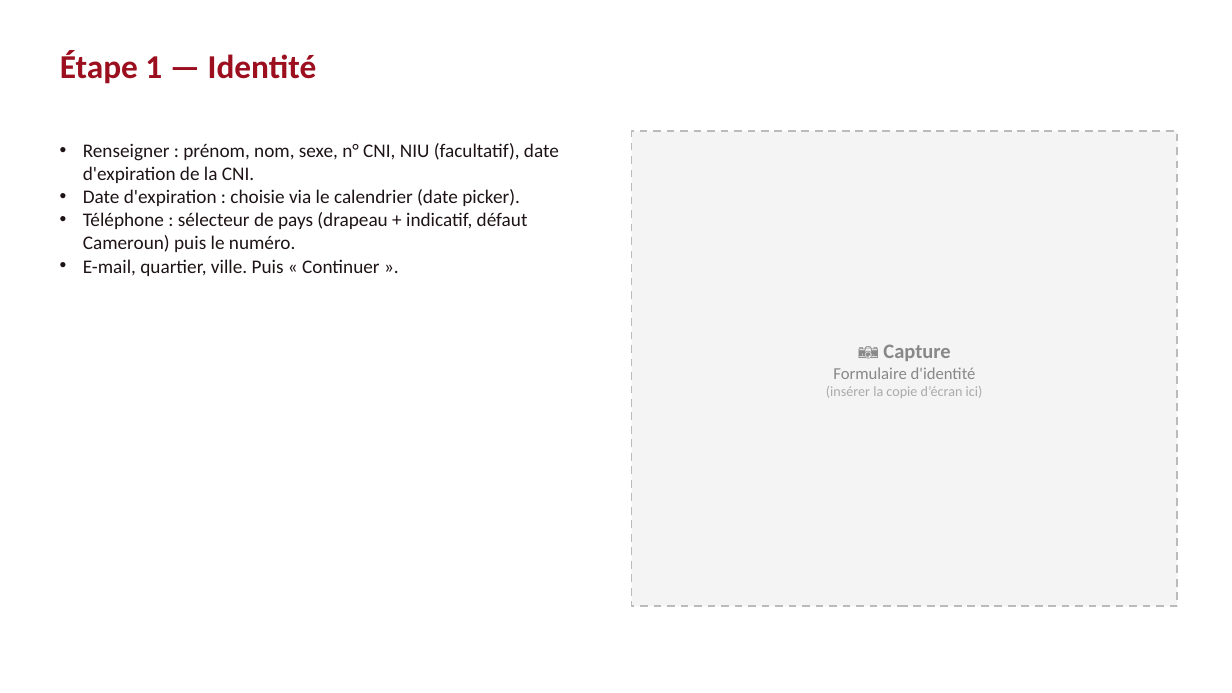
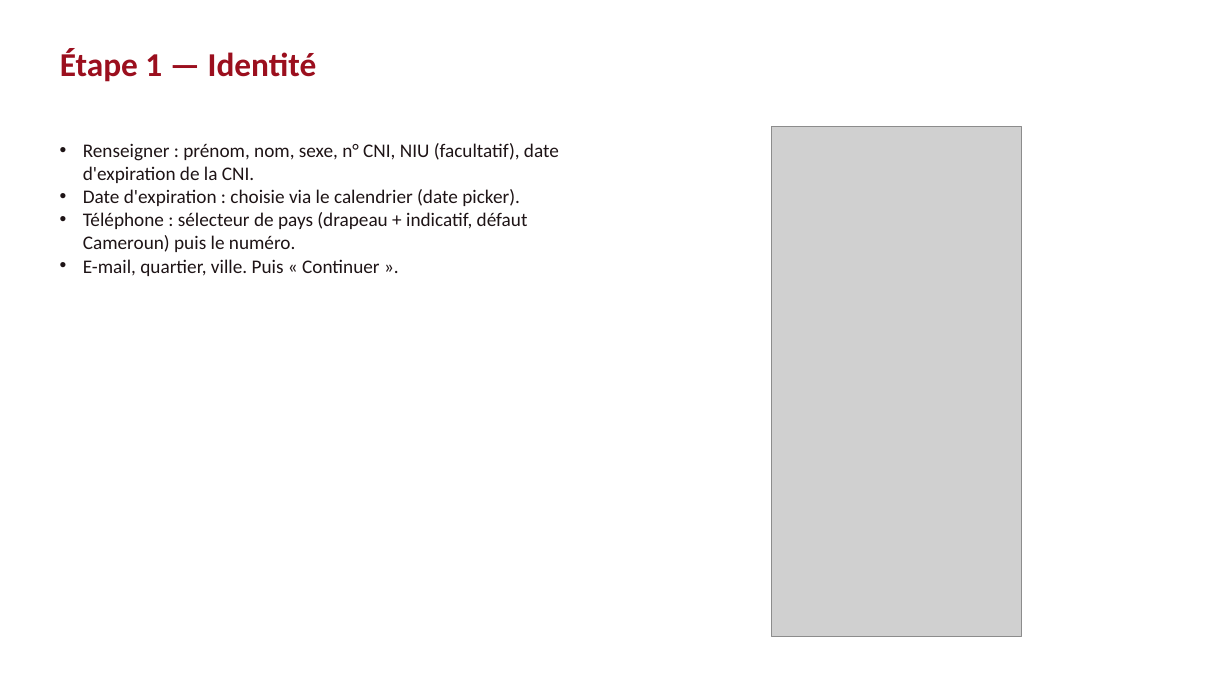
Before and after one commit to Efraim0601/promoteApp, a slide deck: slide 7 of docs/Guide-utilisateur-Carte-Promote.pptx. Drawn at 1232x693 pixels with LibreOffice and Linux fonts; fonts in the diff are those of the drawing; grey boxes stand for pictures. Boxes give left, top, right and bottom in pixels: in the first picture for what was removed or moved away, otherwise in the second. Text is boxed around its words. In the diff, an @@ line names an element or a change of style, - is before the commit and + after.

```diff
--- a/docs/Guide-utilisateur-Carte-Promote.pptx
+++ b/docs/Guide-utilisateur-Carte-Promote.pptx
@@ rectangle removed at [632,131,1178,606] @@
-📷 Capture
-Formulaire d'identité
-(insérer la copie d’écran ici)
@@ picture added at [772,127,1021,637] @@
```
Also in this commit, not shown: 22 other slides changed, 1 slide added, 2 slides removed, 12 other files.
